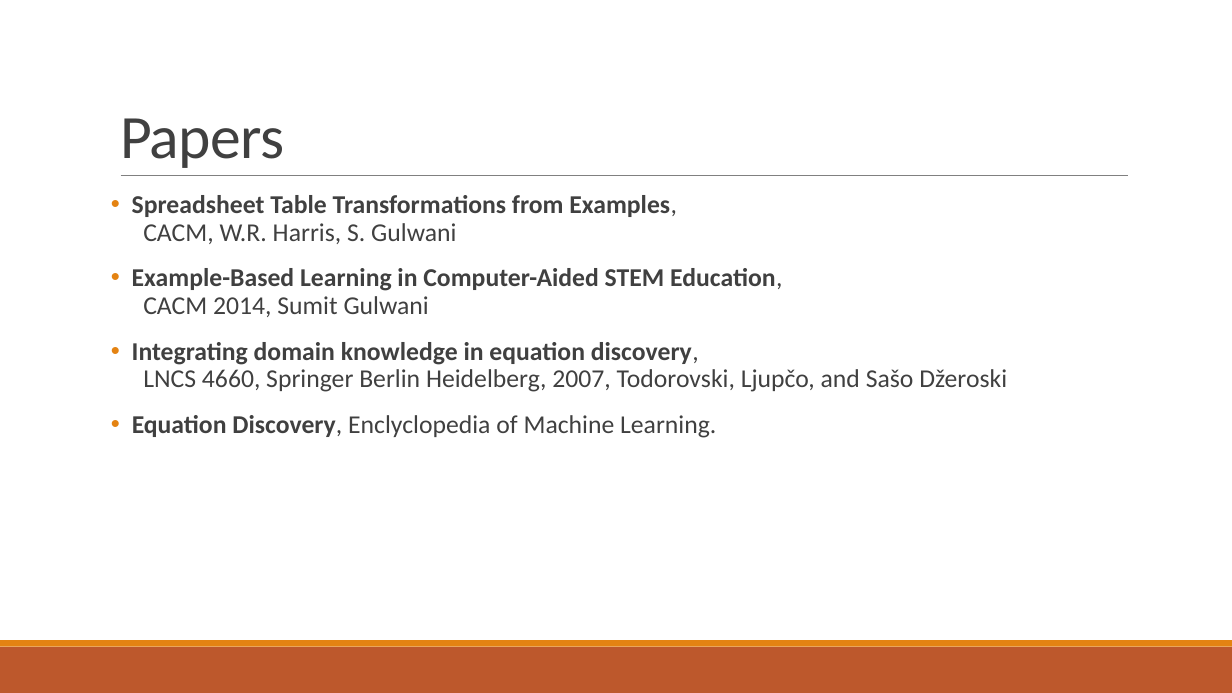
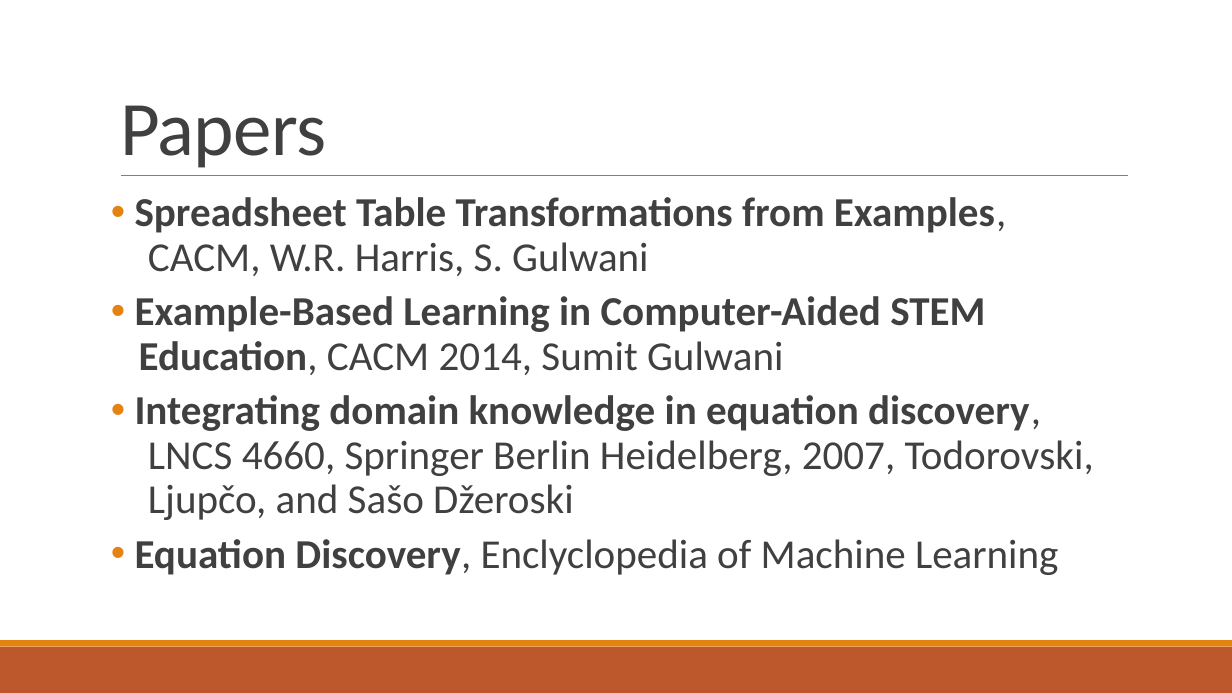
Before and after one commit to TomDeGroote/Bachelorproef, a slide deck: slide 23 of Opdracht 2/Literatuurstudie.pptx (slide 2 before the commit). Drawn at 1232x693 pixels with LibreOffice and Linux fonts; fonts in the diff are those of the drawing. Boxes give left, top, right and bottom in pixels: in the first picture for what was removed or moved away, otherwise in the second. Text is boxed around its words. In the diff, an @@ line names an element or a change of style, - is before the commit and + after.

```diff
--- a/Opdracht 2/Literatuurstudie.pptx
+++ b/Opdracht 2/Literatuurstudie.pptx
@@ title "Papers" at (x1=120, y1=105, x2=326, y2=168): size 48 to 60 pt @@
@@ text at (x1=135, y1=197, x2=1094, y2=520): size 20 to 32 pt in "Spreadsheet Table Transformations from Examples, CACM, W.R. ...", "Example-Based Learning in Computer-Aided STEM Education, CAC ...", "Integrating domain knowledge in equation discovery, LNCS ..."; less space between paragraphs @@
@@ text at (x1=135, y1=539, x2=1058, y2=575): text changed; size 20 to 32 pt @@
-• Equation Discovery, Enclyclopedia of Machine Learning.
+• Equation Discovery, Enclyclopedia of Machine Learning
```
Also in this commit, not shown: 19 other slides changed, 4 slides added, 5 slides removed.
